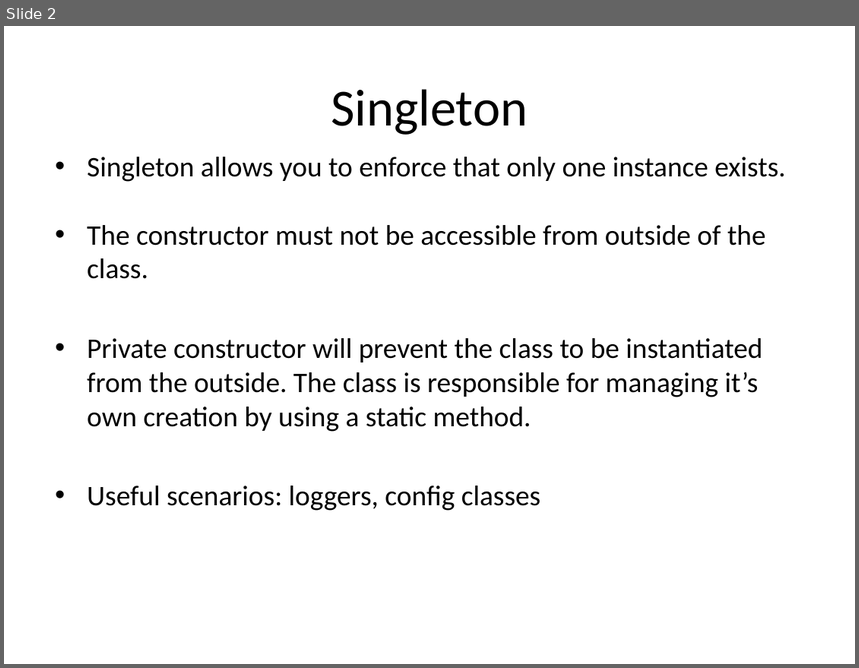
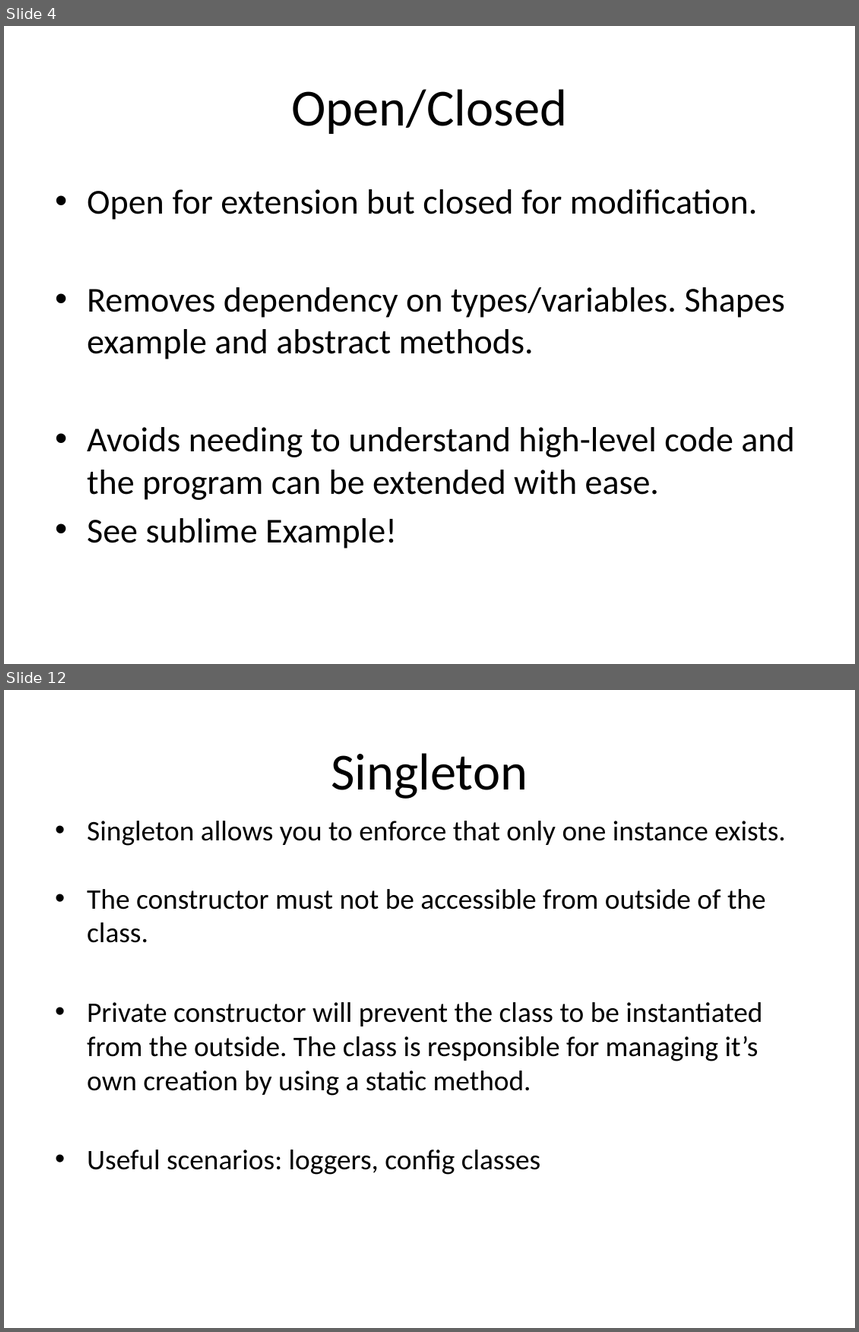
Before and after one commit to BBK-SDP-2015-kokamo01/Design-Patterns, a slide deck: slides/designPatterns.pptx. Shown one above the other, each under a label of ours: slide 2 before the commit, slides 4 and 12 after it; the slides between them are not shown. The pictures are 859x668 and 859x1332 pixels, drawn with LibreOffice and Linux fonts; fonts in the diff are those of the drawing. Boxes give left, top, right and bottom in pixels: in the first picture for what was removed or moved away, otherwise in the second. Text is boxed around its words. In the diff, an @@ line names an element or a change of style, - is before the commit and + after.

```diff
--- a/slides/designPatterns.pptx
+++ b/slides/designPatterns.pptx
@@ slide 4 added at <box>4,26,855,664</box>, background #FFFFFF @@
@@ title added at <box>291,89,567,134</box>, 44 pt, text #000000 @@
+Open/Closed
@@ text added at <box>87,189,794,549</box>, 29.6 pt, text #000000 @@
+• Open for extension but closed for modification.
+• Removes dependency on types/variables. Shapes example and abstract methods.
+• Avoids needing to understand high-level code and the program can be extended with ease.
+• See sublime Example!
@@ what was slide 2 is now slide 12 @@
```
Also in this commit, not shown: 1 slide changed, 10 other slides added, 14 other files.
